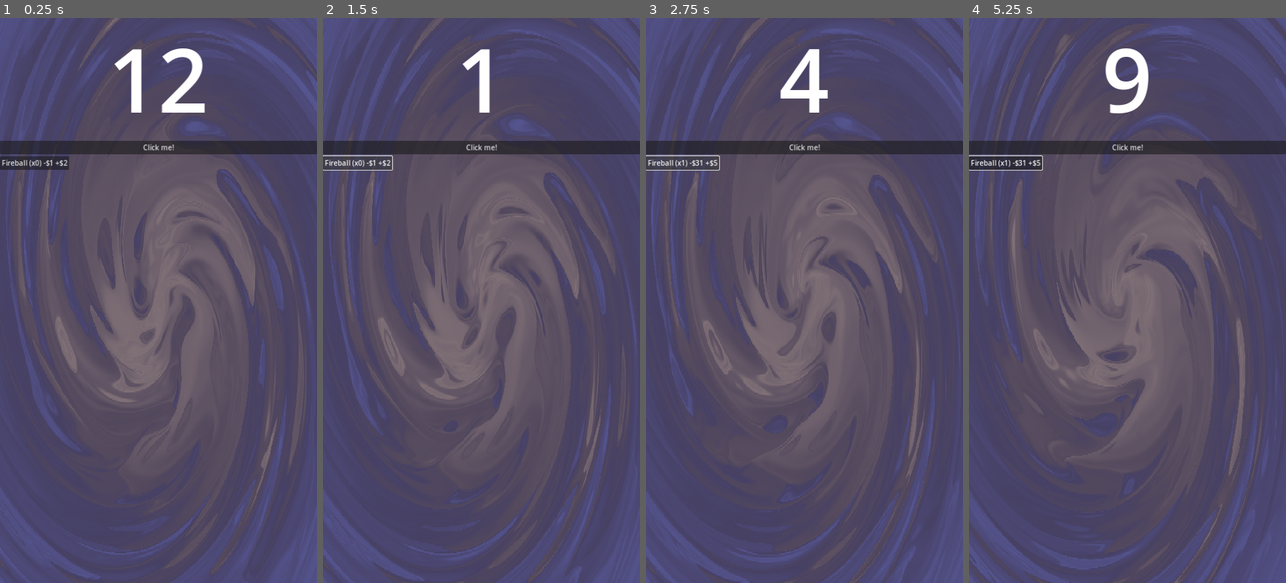
Above: before the commit, frames 1-4 (left to right).
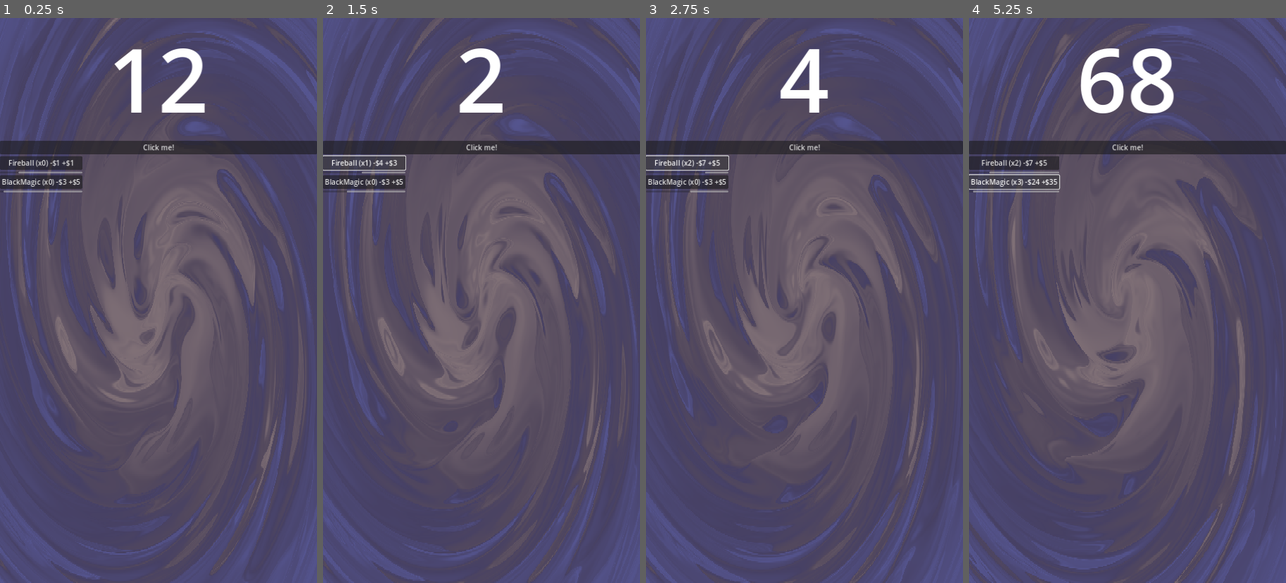
Above: after the commit, the same moments.

Repository: sberto/Mini-Jam-169---future
Game: Godot game, scene res://MainScene.tscn
Same seed, same stepped clock (60 frames per second), same inputs: the game is played once before the commit and once after it.
Inputs (mouse positions are in pixels of both pictures, inside the frame that each line leads up to):
- Up to frame 1 (0.25 s): no input
- Up to frame 2 (1.5 s): click "Click me!" at 0.5 s; click (364, 164) at 1.25 s, where only the run after the commit has a clickable "Fireball (x0) -$1 +$1"
- Up to frame 3 (2.75 s): click (687, 164) at 2 s, where only the run after the commit has a clickable "Fireball (x1) -$4 +$3"
- Up to frame 4 (5.25 s): click (1010, 164) at 2.75 s, where only the run after the commit has a clickable "Fireball (x2) -$7 +$5"; click (1010, 181) at 3.5 s, where only the run after the commit has a clickable "BlackMagic (x0) -$3 +$5"; click (1013, 181) at 4.25 s, where only the run after the commit has a clickable "BlackMagic (x1) -$6 +$15"; click (1013, 181) at 5 s, where only the run after the commit has a clickable "BlackMagic (x2) -$12 +$25"

The runs differ from the first frame. In frame 1, 1.0% of the frame differs, in the area x 0-26%, y 24-31%; in frame 2, 1.7%; in frame 3, 0.9%; in frame 4, 2.9%, in the area x 0-65%, y 5-31%.

Commit message:
button as scene with timer

Diff:
--- a/MainScene.tscn
+++ b/MainScene.tscn
@@ -1,11 +1,11 @@
-[gd_scene load_steps=10 format=3 uid="uid://dqnfly3i70pys"]
+[gd_scene load_steps=12 format=3 uid="uid://dqnfly3i70pys"]
 
 [ext_resource type="Shader" path="res://MainScene.gdshader" id="1_6ggr6"]
 [ext_resource type="Script" path="res://currency.gd" id="2_w6h63"]
 [ext_resource type="Script" path="res://button.gd" id="2_xuw8u"]
 [ext_resource type="Script" path="res://automations/automation.gd" id="3_njlud"]
 [ext_resource type="Script" path="res://automations/automations.gd" id="4_jm6mp"]
-[ext_resource type="Resource" uid="uid://cm3b5iy2chu0v" path="res://automations/resources/Fireball.tres" id="6_bh2v6"]
+[ext_resource type="Script" path="res://automations/automation_resource.gd" id="5_br6n6"]
 [ext_resource type="Script" path="res://tick.gd" id="7_sw415"]
 
 [sub_resource type="ShaderMaterial" id="ShaderMaterial_vg3qj"]
@@ -26,6 +26,26 @@
 
 [sub_resource type="StyleBoxFlat" id="StyleBoxFlat_ugobn"]
 
+[sub_resource type="Resource" id="Resource_2suqj"]
+script = ExtResource("5_br6n6")
+amount = 1
+amount_upgrade = 2
+amount_upgrade_type = 0
+cost = 1
+cost_upgrade = 3
+cost_upgrade_type = 0
+ticks_for_update = 1
+
+[sub_resource type="Resource" id="Resource_de5dc"]
+script = ExtResource("5_br6n6")
+amount = 5
+amount_upgrade = 10
+amount_upgrade_type = 0
+cost = 3
+cost_upgrade = 1
+cost_upgrade_type = 1
+ticks_for_update = 5
+
 [node name="Control" type="Panel"]
 material = SubResource("ShaderMaterial_vg3qj")
 anchors_preset = 15
@@ -42,7 +62,11 @@
 
 [node name="Fireball" type="Node" parent="Automations"]
 script = ExtResource("3_njlud")
-res = ExtResource("6_bh2v6")
+res = SubResource("Resource_2suqj")
+
+[node name="BlackMagic" type="Node" parent="Automations"]
+script = ExtResource("3_njlud")
+res = SubResource("Resource_de5dc")
 
 [node name="Tick" type="Node" parent="."]
 unique_name_in_owner = true
--- /dev/null
+++ b/auto_progress_bar.gd
@@ -0,0 +1,9 @@
+extends ProgressBar
+
+@onready var timer = $AutoTimer
+@onready var button_root = $"../.."
+@onready var res: AutomationResource = $"..".automation.res
+
+func _process(delta: float) -> void:
+	max_value = res.ticks_for_update
+	value = timer.time_left
--- /dev/null
+++ b/automations/auto_timer.gd
@@ -0,0 +1,6 @@
+extends Timer
+
+@onready var res: AutomationResource = $"../..".automation.res
+
+func _ready():
+	wait_time = res.ticks_for_update
--- /dev/null
+++ b/automations/automation_scene.gd
@@ -0,0 +1 @@
+extends HBoxContainer
--- /dev/null
+++ b/automations/automation_scene.tscn
@@ -0,0 +1,39 @@
+[gd_scene load_steps=5 format=3 uid="uid://bcnh3rhehvfcq"]
+
+[ext_resource type="Script" path="res://auto_progress_bar.gd" id="1_j5gi5"]
+[ext_resource type="Script" path="res://automations/buy_button.gd" id="2_3wfkp"]
+[ext_resource type="Script" path="res://automations/auto_timer.gd" id="3_o4gsh"]
+
+[sub_resource type="GDScript" id="GDScript_2mr7r"]
+script/source = "extends BoxContainer
+
+@export var automation: Automation
+@onready var button = $AutoButton
+
+func set_automation(node):
+	print(\"update button\")
+	automation = node
+	pass
+"
+
+[node name="ButtonRoot" type="VBoxContainer"]
+offset_right = 162.0
+offset_bottom = 40.0
+script = SubResource("GDScript_2mr7r")
+
+[node name="AutoButton" type="Button" parent="."]
+layout_mode = 2
+script = ExtResource("2_3wfkp")
+
+[node name="AutoProgressBar" type="ProgressBar" parent="."]
+custom_minimum_size = Vector2(150, 0)
+layout_mode = 2
+size_flags_horizontal = 3
+max_value = 1.0
+fill_mode = 1
+show_percentage = false
+script = ExtResource("1_j5gi5")
+
+[node name="AutoTimer" type="Timer" parent="AutoProgressBar"]
+autostart = true
+script = ExtResource("3_o4gsh")
--- a/automations/automations.gd
+++ b/automations/automations.gd
@@ -1,11 +1,13 @@
 extends Node
+
+var automation_scn = preload("res://automations/automation_scene.tscn")
 
 func _ready() -> void:
 	%Tick.tick.connect(_tick)
 	for auto in get_children():
-		var button = AutoButton.new()
-		button.automation = auto
-		%AutomationsContainer.add_child(button)
+		var automation = automation_scn.instantiate()
+		%AutomationsContainer.add_child(automation)
+		automation.set_automation(auto)
 
 func _tick():
 	for auto in get_children():
--- a/buy_button.gd
+++ b/automations/buy_button.gd
@@ -1,17 +1,17 @@
 extends Button
 class_name AutoButton
 
-@export var automation: Automation
+@onready var automation = get_parent().automation
 
 func _ready() -> void:
 	pressed.connect(_on_pressed)
-	automation.automation_update.connect(_update)
-	_update_label()
+	update(automation)
+	automation.automation_update.connect(update)
 
 func _on_pressed() -> void:
 	automation.buy()
 
-func _update(who):
+func update(who):
 	_update_label()
 
 func _update_label():
